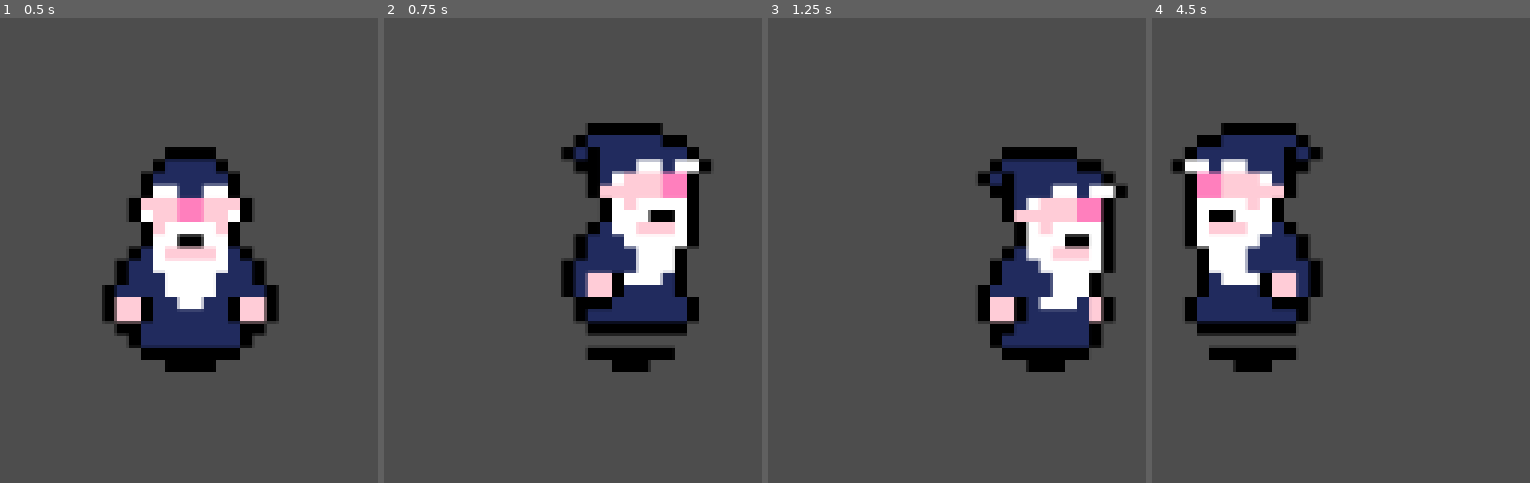
Above: before the commit, frames 1-4 (left to right).
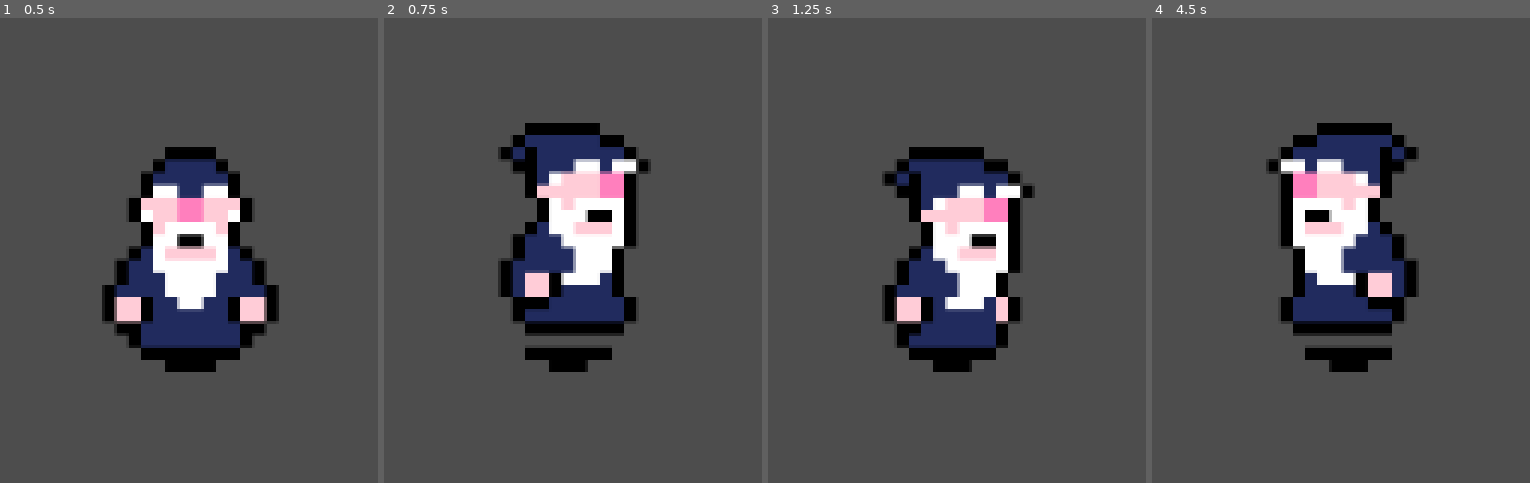
Above: after the commit, the same moments.

Repository: Brendan-Coughlan/depths-of-loot
Game: Godot game, scene res://scenes/game.tscn
Same seed, same stepped clock (60 frames per second), same inputs: the game is played once before the commit and once after it.
Inputs:
- Up to frame 1 (0.5 s): no input
- Up to frame 2 (0.75 s): tap Enter at 0.5 s; hold D (move_right) from 0.53 s (still down)
- Up to frame 3 (1.25 s): keep holding D (move_right)
- Up to frame 4 (4.5 s): release D (move_right) at 1.28 s; hold S (move_down) 1.28-2.03 s; hold D (move_right) 2.03-2.78 s; hold W (move_up) 2.78-3.53 s; hold A (move_left) from 3.53 s (still down)

Frame 1 is identical in both runs. In frame 2, 21% of the frame differs, in the area x 30-87%, y 22-77%; in frame 3, 25%; in frame 4, 27%, in the area x 4-71%, y 22-77%.

Commit message:
Separated player controller and player movement

Diff:
--- a/scenes/player.tscn
+++ b/scenes/player.tscn
@@ -2,6 +2,7 @@
 
 [ext_resource type="Script" uid="uid://d4eqeuqhiv30n" path="res://scripts/player_controller.gd" id="1_jg61u"]
 [ext_resource type="Texture2D" uid="uid://x1nkmh3lujxj" path="res://assets/Minimal Dungeon - Asset Pack (v2)/Players/Wizard/wizard x2.png" id="1_ph3yw"]
+[ext_resource type="Script" uid="uid://cwtjyfgb26xs" path="res://scripts/player_movement.gd" id="1_qhqgy"]
 
 [sub_resource type="RectangleShape2D" id="RectangleShape2D_3ui80"]
 size = Vector2(28, 40)
@@ -145,7 +146,7 @@
 }]
 
 [node name="Player" type="CharacterBody2D" unique_id=1742427560]
-script = ExtResource("1_jg61u")
+script = ExtResource("1_qhqgy")
 
 [node name="CollisionShape2D" type="CollisionShape2D" parent="." unique_id=1047943911]
 position = Vector2(0, 12)
@@ -160,3 +161,6 @@
 [node name="Camera2D" type="Camera2D" parent="." unique_id=1357435292]
 zoom = Vector2(3, 3)
 position_smoothing_enabled = true
+
+[node name="PlayerController" type="Node2D" parent="." unique_id=212331814]
+script = ExtResource("1_jg61u")
--- a/scripts/player_controller.gd
+++ b/scripts/player_controller.gd
@@ -1,36 +1,46 @@
-extends CharacterBody2D
+extends Node2D
 
-@onready var player_animated_sprite := $AnimatedSprite2D
+enum States {IDLE, RUNNING, ATTACKING}
+var state: States = States.IDLE
 
-var movement_speed := 5000
+@onready var player_sprite: AnimatedSprite2D = get_parent().get_node("AnimatedSprite2D")
+
 var last_direction := Vector2.DOWN
 
-func _physics_process(delta: float) -> void:
-	var direction := Input.get_vector("move_left", "move_right", "move_up", "move_down")
+func set_state(new_state: States, direction: Vector2):
+	if state != new_state:
+		state = new_state
 
-	if direction != Vector2.ZERO:
-		last_direction = direction
+	match state:
+		States.IDLE:
+			handle_idle()
+		States.RUNNING:
+			handle_running(direction)
+		States.ATTACKING:
+			pass
 
-		if abs(direction.x) > abs(direction.y):
-			# Horizontal movement
-			player_animated_sprite.flip_h = direction.x < 0
-			player_animated_sprite.play("run_right")
+func handle_idle():
+	if abs(last_direction.x) > abs(last_direction.y):
+		player_sprite.flip_h = last_direction.x < 0
+		play_anim("idle_right")
+	else:
+		if last_direction.y < 0:
+			play_anim("idle_up")
 		else:
-			# Vertical movement
-			if direction.y < 0:
-				player_animated_sprite.play("run_up")
-			else:
-				player_animated_sprite.play("run_down")
+			play_anim("idle_down")
+
+func handle_running(direction: Vector2):
+	last_direction = direction
+
+	if abs(direction.x) > abs(direction.y):
+		player_sprite.flip_h = direction.x < 0
+		play_anim("run_right")
 	else:
-		# Idle animations based on last direction
-		if abs(last_direction.x) > abs(last_direction.y):
-			player_animated_sprite.flip_h = last_direction.x < 0
-			player_animated_sprite.play("idle_right")
+		if direction.y < 0:
+			play_anim("run_up")
 		else:
-			if last_direction.y < 0:
-				player_animated_sprite.play("idle_up")
-			else:
-				player_animated_sprite.play("idle_down")
+			play_anim("run_down")
 
-	velocity = direction * movement_speed * delta
-	move_and_slide()
+func play_anim(anim_name: String):
+	if player_sprite.animation != anim_name:
+		player_sprite.play(anim_name)
--- /dev/null
+++ b/scripts/player_movement.gd
@@ -0,0 +1,21 @@
+extends CharacterBody2D
+
+@onready var player_controller := $PlayerController
+@onready var player_animated_sprite := $AnimatedSprite2D
+
+var movement_speed := 5000
+var last_direction := Vector2.DOWN
+
+func _physics_process(delta: float) -> void:
+	var direction := Input.get_vector("move_left", "move_right", "move_up", "move_down").normalized()
+
+	var new_state = player_controller.States.RUNNING if direction != Vector2.ZERO else player_controller.States.IDLE
+
+	player_controller.set_state(new_state, direction)
+
+	if direction != Vector2.ZERO:
+		velocity = direction * movement_speed * delta
+	else:
+		velocity = Vector2.ZERO
+
+		move_and_slide()
Not shown, added: scripts/player_movement.gd.uid
